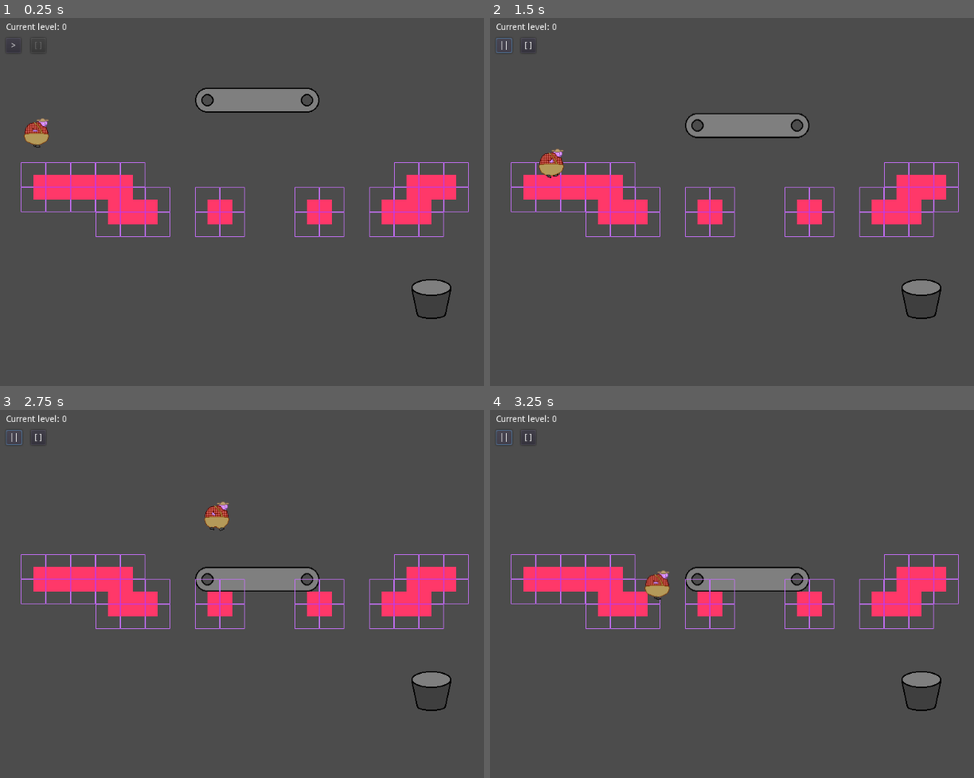
Above: before the commit, frames 1-4 (two rows, left to right).
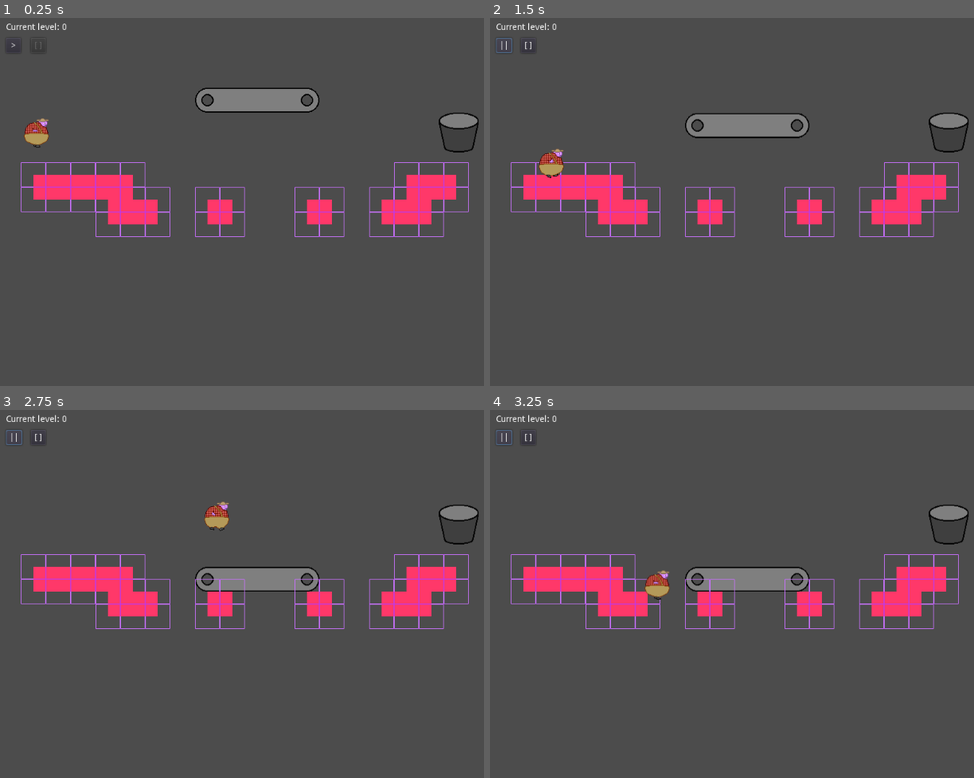
Above: after the commit, the same moments.

Repository: carsonswope/gmtk-jam
Game: Godot game, scene res://MainScene.tscn
Same seed, same stepped clock (60 frames per second), same inputs: the game is played once before the commit and once after it.
Inputs:
- Up to frame 1 (0.25 s): no input
- Up to frame 2 (1.5 s): click ">" at 0.5 s; hold Right (move_right) from 1.28 s (still down)
- Up to frame 3 (2.75 s): keep holding Right (move_right); tap Up (jump) at 1.52, 2.27 s
- Up to frame 4 (3.25 s): release Right (move_right) at 2.78 s; hold Left (move_left) from 2.78 s (still down)

The runs differ from the first frame. In frame 1, 0.7% of the frame differs, in the area x 85-99%, y 25-82%; in frame 2, 0.7%; in frame 3, 0.7%; in frame 4, 0.7%.

Commit message:
update terrain container

Diff:
--- a/TerrainContainer.tscn
+++ b/TerrainContainer.tscn
@@ -178,4 +178,3 @@
 tile_set = SubResource( 18 )
 cell_size = Vector2( 40, 40 )
 format = 1
-tile_data = PoolIntArray( -262140, 0, 0, -262139, 0, 0 )
--- a/levels/level_1.tscn
+++ b/levels/level_1.tscn
@@ -14,7 +14,7 @@
 position = Vector2( 64.9501, 191.815 )
 
 [node name="NextLevel" parent="." instance=ExtResource( 3 )]
-position = Vector2( 700, 460 )
+position = Vector2( 744.097, 191.815 )
 
 [node name="Platform 1" parent="." instance=ExtResource( 5 )]
 
--- a/levels/level_2.tscn
+++ b/levels/level_2.tscn
@@ -1,8 +1,9 @@
-[gd_scene load_steps=4 format=2]
+[gd_scene load_steps=5 format=2]
 
 [ext_resource path="res://Player.tscn" type="PackedScene" id=1]
 [ext_resource path="res://levels/level.gd" type="Script" id=2]
 [ext_resource path="res://scripts/NextLevel.tscn" type="PackedScene" id=3]
+[ext_resource path="res://TerrainContainer.tscn" type="PackedScene" id=4]
 
 [node name="level_2" type="Node2D"]
 script = ExtResource( 2 )
@@ -12,3 +13,10 @@
 
 [node name="NextLevel" parent="." instance=ExtResource( 3 )]
 position = Vector2( 480, 224 )
+
+[node name="Terrain" parent="." instance=ExtResource( 4 )]
+
+[node name="Terrain" parent="Terrain" index="0"]
+tile_data = PoolIntArray( 327681, 0, 196609, 327682, 0, 3, 327683, 0, 3, 327684, 0, 3, 327685, 0, 3, 327686, 0, 3, 327687, 0, 3, 327688, 0, 0, 393217, 0, 131072, 393218, 0, 131073, 393219, 0, 131073, 393220, 0, 131073, 393221, 0, 131073, 393222, 0, 131073, 393223, 0, 131073, 393224, 0, 196611 )
+
+[editable path="Terrain"]
